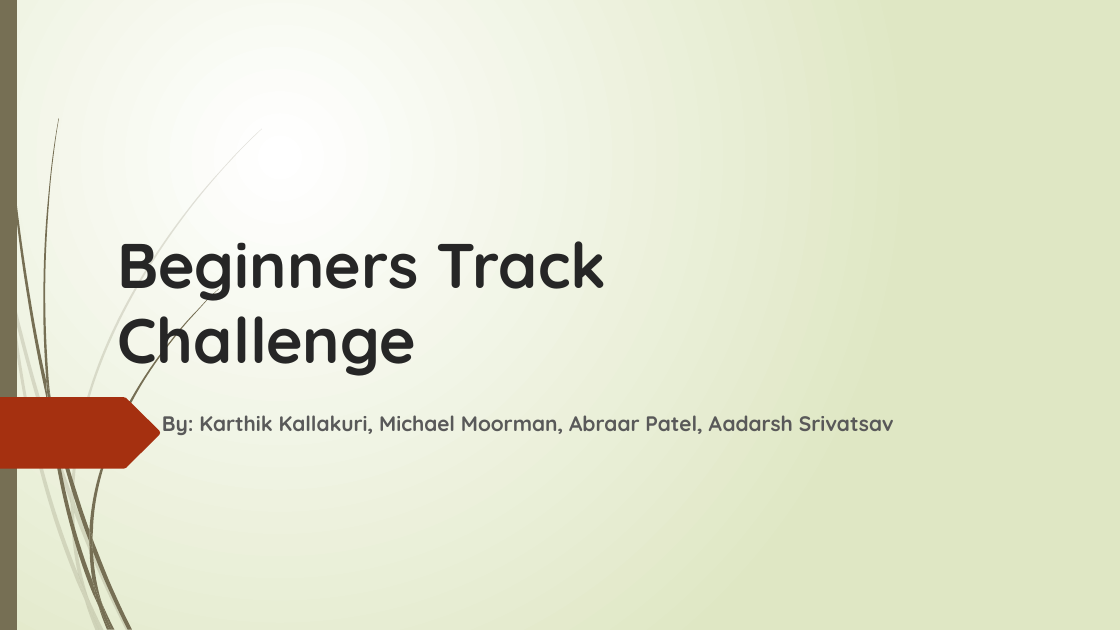
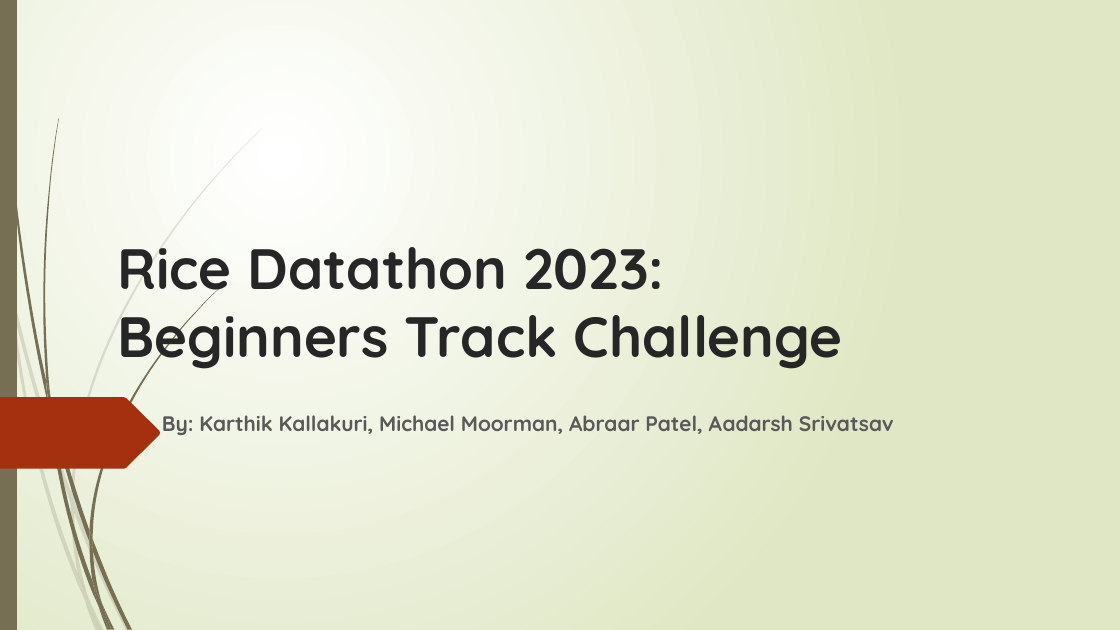
Before and after one commit to a23patel/Rice-Datathon-2023, a slide deck: slide 1 of Beginners Track Challenge.pptx. Drawn at 1120x630 pixels with LibreOffice and Linux fonts; fonts in the diff are those of the drawing. Boxes give left, top, right and bottom in pixels: in the first picture for what was removed or moved away, otherwise in the second. Text is boxed around its words. In the diff, an @@ line names an element or a change of style, - is before the commit and + after.

Commit message:
One last change to powerpoint

```diff
--- a/Beginners Track Challenge.pptx
+++ b/Beginners Track Challenge.pptx
@@ title at (117,247,843,372): text changed; size 40.5 to 36.5 pt @@
-Beginners Track Challenge
+Rice Datathon 2023: Beginners Track Challenge
```
